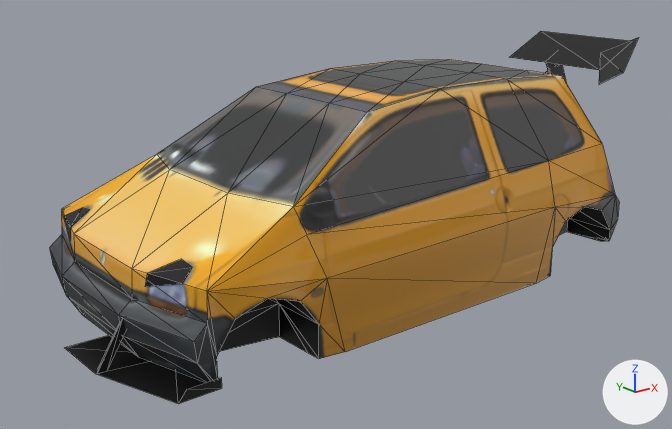
The glTF model blender/twingo/twingo.glb as it was, and as the next commit left it.
Both versions are drawn from a 50 mm lens placed at (-3.5, -4.22, 2.3), pointed at (-0.16, -0.04, 0.62). Every picture has the same lights, and +X, +Y and +Z are marked at lower right. The older version comes first. Mesh edges are drawn as thin lines. Where no turn or scale is listed for an object, it has been applied to the vertices. Vertices at exactly the same position are counted once.

In view in the first picture: 'Cube', 'angery_aero', 'splitter_aero', 'wing_aero'.
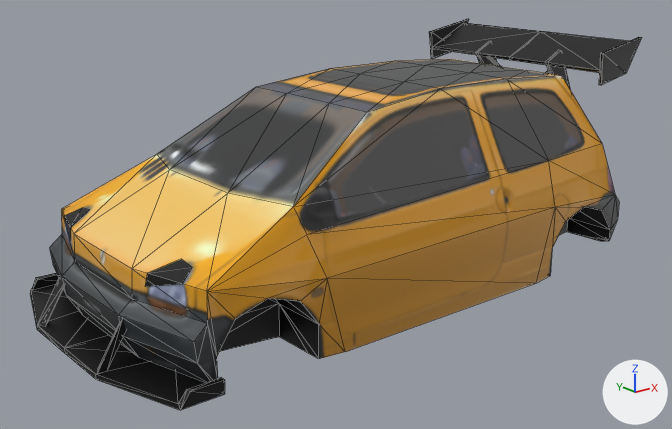
Location of each change, [x1, y1, x2, y2] in pixels of the pictures (672 x 429 px):
'splitter_aero', reshaped (24% wider, 59% taller): before [65, 318, 222, 404]; after [30, 273, 225, 410]
'wing_aero', reshaped: before [510, 31, 639, 84]; after [429, 19, 642, 89]
part 1 of me_plane, added (black): after [38, 275, 64, 326]
part 2 of me_plane, added (black): after [30, 273, 225, 410]
part 3 of me_plane_002, added (mostly hidden): after [487, 57, 500, 66]
part 4 of me_plane_002, added (black): after [429, 19, 642, 89]

The edits, one by one:
me_plane is used by ob_splitter_aero; location (0.0, 0.0, 0.0).
me_plane had 14 vertices, 14 faces and spanned x -1.89..-1.498, y -0.866..0.0, z 0.241..0.495.
me_plane now has 52 vertices, 86 faces and spans x -1.89..-1.498, y -0.895..0.895, z 0.216..0.495.
me_plane part 1: the loose piece of 6 vertices spanning x -1.886..-1.673, y -0.369..-0.319, z 0.241..0.495 is copied, and the copy is mirrored in y about the mesh origin; it spans x -1.886..-1.673, y 0.319..0.369, z 0.241..0.495.
Part 2, on me_plane:
32 vertices are added at x -1.89..-1.498, y -0.895..0.895, z 0.216..0.484.
64 new faces join them.
me_plane_002 is used by ob_wing_aero; location (0.0, 0.0, 0.0).
me_plane_002 had 23 vertices, 22 faces and spanned x 1.348..1.756, y -0.738..0.018, z 0.654..1.605.
me_plane_002 now has 90 vertices, 144 faces and spans x 1.348..1.756, y -0.759..0.759, z 0.654..1.605.
me_plane_002 part 3: the loose piece of 9 vertices spanning x 1.467..1.704, y -0.321..0.018, z 0.963..1.404 is copied, and the copy is mirrored in y about the mesh origin; it spans x 1.467..1.704, y -0.018..0.321, z 0.963..1.404.
Part 4, on me_plane_002:
46 vertices are added at x 1.348..1.756, y -0.759..0.759, z 0.654..1.605.
6 new vertices lie (0.0, -0.02, 0.0) away from vertices in x 1.379..1.756, y -0.299, z 0.654..1.499.
6 new vertices lie (0.0, 0.02, 0.0) away from vertices in x 1.379..1.756, y 0.299, z 0.654..1.499.
108 new faces join them.
